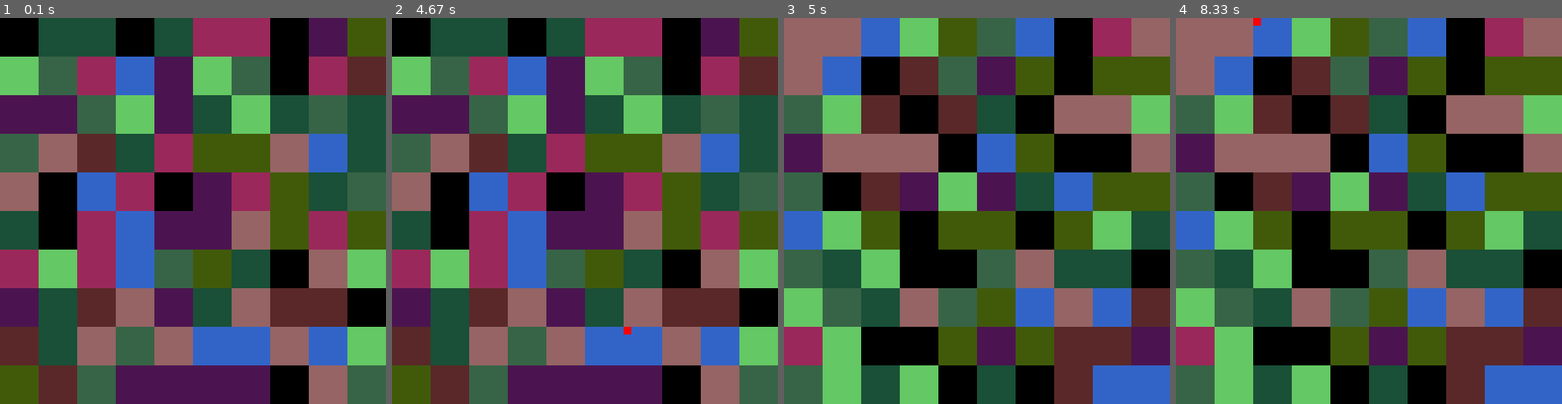
Above: before the commit, frames 1-4 (left to right).
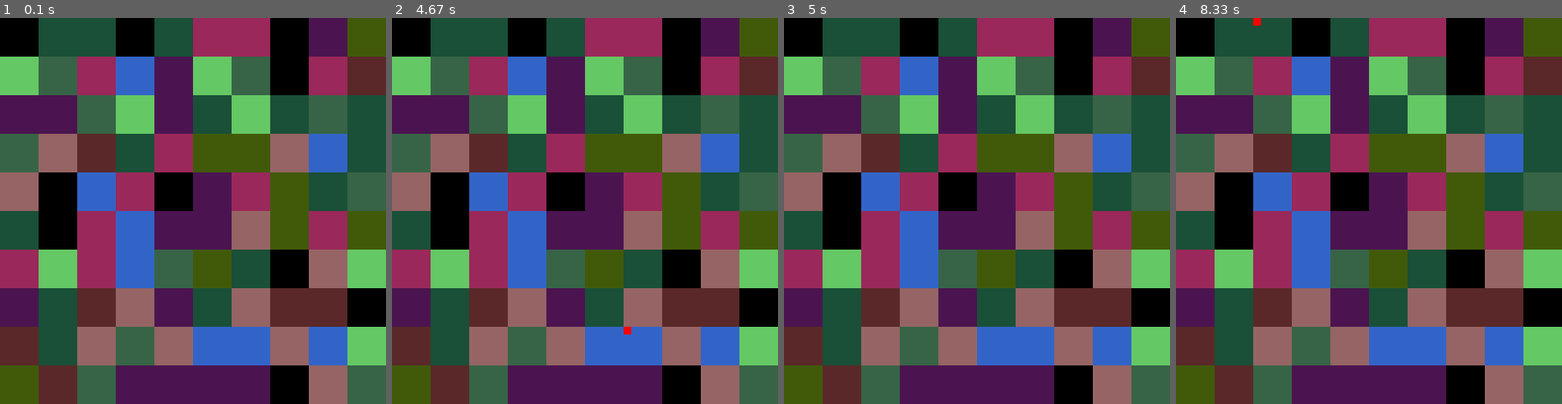
Above: after the commit, the same moments.

Repository: oferby/playground
Game: pygame game, started from RKHS/maze/simple/app.py
The game is run twice, just before and just after one commit, with the same random seed, the same clock (stepped at 60 frames per second) and the same inputs.
Inputs:
- Up to frame 1 (0.1 s): no input
- Up to frame 2 (4.67 s): tap S at 0.33 s; hold Right 0.67-1.13 s; hold Up 1.17-1.75 s; hold Right 1.78-2.53 s; hold Left 2.57-3.45 s; hold Down 3.48-4.45 s; tap R at 4.48 s
- Up to frame 3 (5 s): no input
- Up to frame 4 (8.33 s): hold Up 6.65-7.72 s; tap S at 7.75 s

Frames 1-2 are identical in both runs. In frame 3, 91% of the frame differs, in the area x 0-100%, y 0-100%; in frame 4, 91%.

Commit message:
calculating Z and T functions

Diff:
--- a/RKHS/maze/simple/world.py
+++ b/RKHS/maze/simple/world.py
@@ -1,3 +1,4 @@
+import os
 import random
 
 import numpy as np
@@ -29,17 +30,26 @@
 WORLD_SIZE = (500, 500)
 ROBOT_SIZE = 50
 
+DIM = int(500 / 50)
+OPERATIONS = 4  # left, up, right, down
+OBSERVATIONS = 10  # 0-9
+
 screen = pygame.display.set_mode(WORLD_SIZE)
 
 pygame.display.set_caption("Simple Maze")
+
+MAP_FILE = 'map.npy'
+STATES_FILE = 'stats.npy'
 
 
 class World:
 
     def __init__(self):
-        screen.fill(WHITE)
-        self.agent_location = np.zeros((10, 10))
-        self.obstacles = np.zeros((10, 10))
+
+        self.agent_location = np.zeros((DIM, DIM))
+        self.obstacles = np.zeros((DIM, DIM))
+        self.T = np.zeros((DIM * DIM, DIM * DIM))
+        self.Z = np.zeros((OBSERVATIONS, DIM * DIM))
         self.init_target_location()
         self.background = np.copy(self.get_surface())
         self.agent_location = self.init_agent_location()
@@ -48,35 +58,33 @@
         pygame.font.init()
         self.font = pygame.font.SysFont('David', 20)
 
-    def reset(self):
-        self.agent_location = self.init_agent_location()
-        self.init_target_location()
-
     def toggle_show_agent(self):
         self.show_agent = not self.show_agent
 
     def init_agent_location(self):
-        x = random.randint(0, 9)
-        y = random.randint(0, 9)
+        x = random.randint(0, DIM - 1)
+        y = random.randint(0, DIM - 1)
         return [x, y]
 
     def init_target_location(self):
 
-        for i in range(10):
-            for j in range(10):
-                self.obstacles[i][j] = random.randint(0, 9)
+        if os.path.exists(MAP_FILE):
+            self.obstacles = np.load(MAP_FILE)
+        else:
+            for i in range(DIM):
+                for j in range(DIM):
+                    self.obstacles[i][j] = random.randint(0, DIM - 1)
+            np.save(MAP_FILE, self.obstacles)
 
-    @staticmethod
-    def get_surface():
-        return pygame.surfarray.pixels2d(screen)
+        if os.path.exists(STATES_FILE):
+            stats = np.load(STATES_FILE)
+        else:
+            self.calc_states()
 
-    def draw(self):
-        pygame.surfarray.blit_array(pygame.display.get_surface(), self.background)
+        screen.fill(WHITE)
 
-
-
-        for i in range(10):
-            for j in range(10):
+        for i in range(DIM):
+            for j in range(DIM):
                 position = self.get_location_vector([i, j])
                 color_num = self.obstacles[i][j]
                 if color_num == 0:
@@ -101,6 +109,39 @@
                     color = COLOR9
 
                 pygame.draw.rect(screen, color, (position[0], position[1], ROBOT_SIZE, ROBOT_SIZE))
+
+    def calc_states(self):
+        for i in range(DIM * DIM):
+            for j in range(DIM * DIM):
+                if i == j or i - DIM == j or i + DIM == j or i == j - 1 or i == j + 1:
+                    self.T[i, j] += 1
+
+        for i in range(DIM * DIM):
+            s = sum(self.T[i, 0:DIM * DIM])
+            for j in range(DIM * DIM):
+                if self.T[i, j] > 0:
+                    self.T[i, j] = self.T[i, j] / s
+
+        #     calc Z
+
+        for i in range(DIM):
+            for j in range(DIM):
+                obs = int(self.obstacles[i, j])
+                self.Z[obs, i * DIM + j] += 1
+
+        #     normalize Z
+        for i in range(OBSERVATIONS):
+            s = sum(self.Z[i])
+            for j in range(DIM * DIM):
+                self.Z[i][j] = self.Z[i][j] / s
+
+    @staticmethod
+    def get_surface():
+        return pygame.surfarray.pixels2d(screen)
+
+    def draw(self):
+
+        pygame.surfarray.blit_array(pygame.display.get_surface(), self.background)
 
         if self.show_agent:
             position = self.get_location_vector(self.agent_location)
@@ -147,7 +188,7 @@
 
     def is_move_valid(self, position):
 
-        if position[0] > 9 or position[0] < 0 or position[1] > 9 or position[1] < 0:
+        if position[0] > DIM - 1 or position[0] < 0 or position[1] > DIM - 1 or position[1] < 0:
             return False
 
         return True
